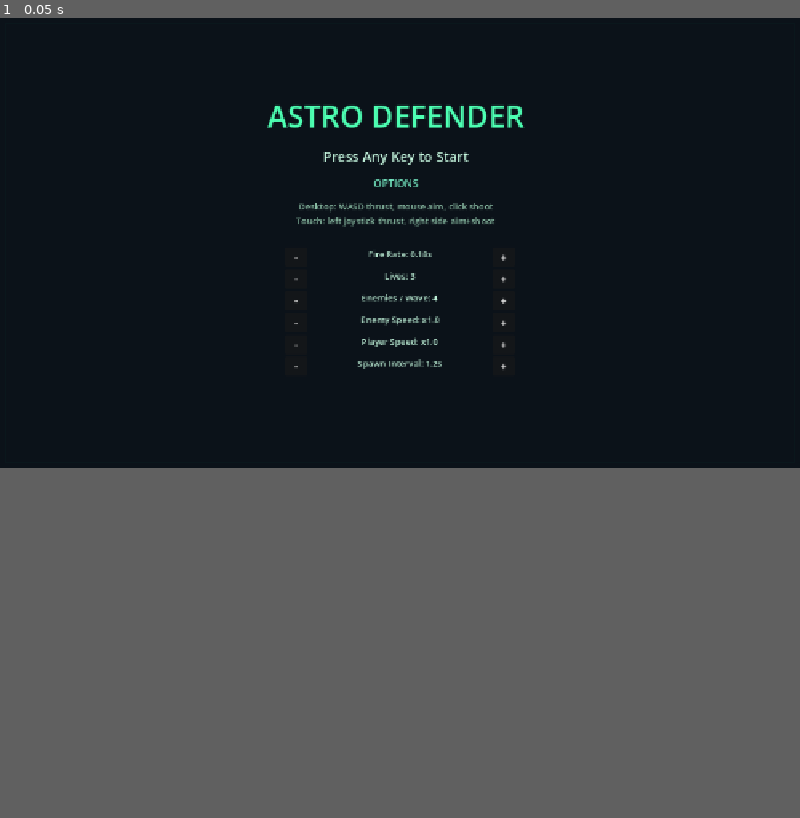
Above: before the commit, frame 1.
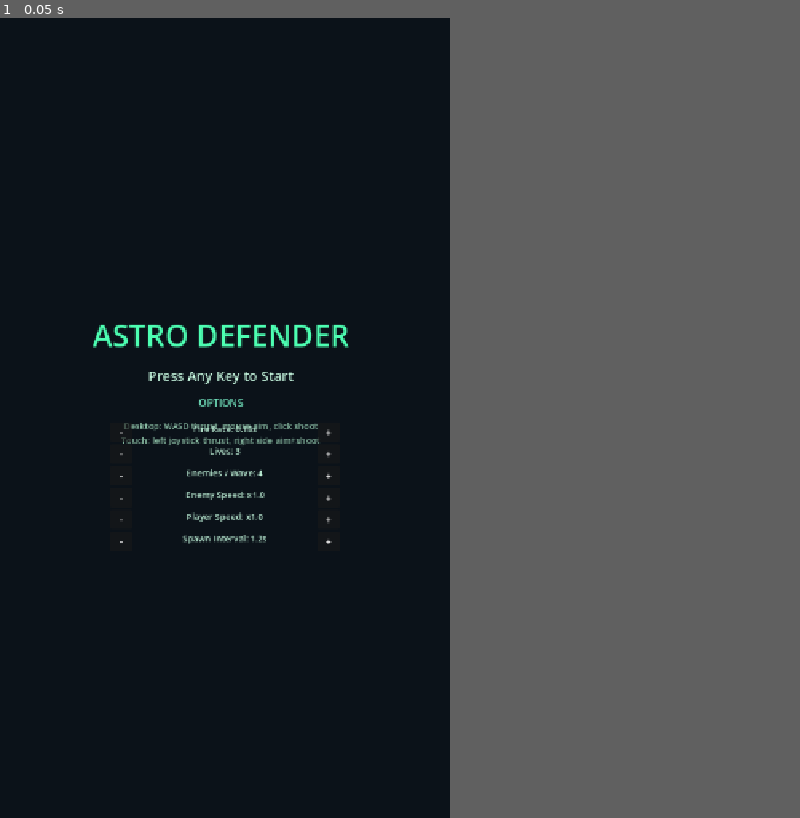
Above: after the commit, the same moment.

Repository: VeryDerryberry/Astro-Defender
Game: Godot game, scene res://main.tscn
The game is run twice, just before and just after one commit, with the same random seed, the same clock (stepped at 60 frames per second) and the same inputs.
Inputs:
- Up to frame 1 (0.05 s): no input
In our replay, the window is 800x450 before the commit and 450x800 after it. These sizes can differ from the game's own. Grey fills any space a smaller window leaves; there, only what the larger window draws over its background counts as a difference.

The runs differ from the first frame. In frame 1, 2.4% of the frame differs, in the area x 11-66%, y 11-66%.

Commit message:
Fix portrait viewport alignment and add dynamic camera zoom
- Center camera/player/walls on 720x1280 portrait viewport
- Dynamic zoom: 2.2x idle, smooth zoom-out to 1.5x while moving
- Fix VectorGame path hardcodes in verify/export scripts
- Allow build/AstroDefender.apk in git via .gitignore negation + Git LFS
- Re-export APK and update readme with export/push instructions

Diff:
--- a/main.tscn
+++ b/main.tscn
@@ -5,10 +5,10 @@
 [ext_resource type="Script" uid="uid://bb5h2npb411k7" path="res://scripts/spawner.gd" id="3_spawner"]
 
 [sub_resource type="RectangleShape2D" id="RectangleShape2D_wall_h"]
-size = Vector2(1264, 8)
+size = Vector2(704, 8)
 
 [sub_resource type="RectangleShape2D" id="RectangleShape2D_wall_v"]
-size = Vector2(8, 704)
+size = Vector2(8, 1240)
 
 [sub_resource type="StyleBoxFlat" id="StyleBoxFlat_panel"]
 bg_color = Color(0, 0, 0, 0.75)
@@ -34,26 +34,27 @@
 collision_mask = 0
 
 [node name="TopWall" type="CollisionShape2D" parent="ArenaWalls" unique_id=341093618]
-position = Vector2(640, 8)
+position = Vector2(360, 20)
 shape = SubResource("RectangleShape2D_wall_h")
 
 [node name="BottomWall" type="CollisionShape2D" parent="ArenaWalls" unique_id=1904856199]
-position = Vector2(640, 712)
+position = Vector2(360, 1260)
 shape = SubResource("RectangleShape2D_wall_h")
 
 [node name="LeftWall" type="CollisionShape2D" parent="ArenaWalls" unique_id=1913513654]
-position = Vector2(8, 360)
+position = Vector2(20, 640)
 shape = SubResource("RectangleShape2D_wall_v")
 
 [node name="RightWall" type="CollisionShape2D" parent="ArenaWalls" unique_id=540538556]
-position = Vector2(1272, 360)
+position = Vector2(700, 640)
 shape = SubResource("RectangleShape2D_wall_v")
 
 [node name="Camera2D" type="Camera2D" parent="." unique_id=524793090]
-position = Vector2(640, 360)
+position = Vector2(360, 640)
+zoom = Vector2(2.2, 2.2)
 
 [node name="Player" parent="." unique_id=1544488504 instance=ExtResource("2_player")]
-position = Vector2(640, 360)
+position = Vector2(360, 640)
 
 [node name="Entities" type="Node2D" parent="." unique_id=1318101680]
 
@@ -87,9 +88,9 @@
 anchor_right = 0.5
 anchor_bottom = 0.5
 offset_left = -212.0
-offset_top = -351.0
+offset_top = -280.0
 offset_right = 199.0
-offset_bottom = 89.0
+offset_bottom = 160.0
 grow_horizontal = 2
 grow_vertical = 2
 theme_override_constants/separation = 16
--- a/project.godot
+++ b/project.godot
@@ -25,8 +25,8 @@
 
 [display]
 
-window/size/viewport_width=1280
-window/size/viewport_height=720
+window/size/viewport_width=720
+window/size/viewport_height=1280
 window/stretch/mode="canvas_items"
 window/handheld/orientation=1
 
@@ -68,5 +68,5 @@
 
 [rendering]
 
+rendering_device/driver.windows="d3d12"
 textures/vram_compression/import_etc2_astc=true
-rendering_device/driver.windows="d3d12"
--- a/scripts/audio_manager.gd
+++ b/scripts/audio_manager.gd
@@ -52,7 +52,7 @@
 
 
 func play_shoot() -> void:
-	_play_sfx(880.0, 0.07)
+	_play_sfx(100.0, 0.07)
 
 
 func play_hit() -> void:
--- a/scripts/headless_verify.gd
+++ b/scripts/headless_verify.gd
@@ -27,6 +27,7 @@
 	var viewport_size := _main.get_viewport_rect().size
 	var playable := GameLogic.playable_rect(viewport_size)
 
+	print("RUNTIME viewport_size=%dx%d" % [int(viewport_size.x), int(viewport_size.y)])
 	print("RUNTIME arena_walls_present=%s" % str(_main.get_node_or_null("ArenaWalls") != null).to_lower())
 	print("RUNTIME arena_context_ok=%s" % str(
 		ArenaContext.get_player() == _player and ArenaContext.get_entities() == _entities
--- a/scripts/main.gd
+++ b/scripts/main.gd
@@ -1,9 +1,15 @@
 extends Node2D
 
 const GameLogic := preload("res://scripts/game_logic.gd")
+
+const CAMERA_ZOOM_IDLE := 2.2
+const CAMERA_ZOOM_MOVING := 1.5
+const CAMERA_ZOOM_LERP_SPEED := 4.0
+const CAMERA_MOVE_SPEED_THRESHOLD := 15.0
 
 @onready var arena_border: Line2D = $ArenaBorder
 @onready var arena_walls: StaticBody2D = $ArenaWalls
+@onready var camera: Camera2D = $Camera2D
 @onready var player: CharacterBody2D = $Player
 @onready var spawner: Node2D = $Spawner
 @onready var entities: Node2D = $Entities
@@ -25,6 +31,7 @@
 	var viewport_size := get_viewport_rect().size
 	arena_border.points = GameLogic.arena_border_points(viewport_size)
 	GameLogic.configure_wall_shapes(arena_walls, viewport_size)
+	_setup_camera(viewport_size)
 	ArenaContext.register(player, entities)
 	GameManager.state_changed.connect(_on_state_changed)
 	GameManager.score_changed.connect(_on_score_changed)
@@ -40,6 +47,25 @@
 		add_child(verifier)
 		verifier.setup(self)
 		verifier.run()
+
+
+func _process(delta: float) -> void:
+	_update_camera_zoom(delta)
+
+
+func _setup_camera(viewport_size: Vector2) -> void:
+	var center := GameLogic.playable_rect(viewport_size).get_center()
+	camera.position = center
+	camera.zoom = Vector2.ONE * CAMERA_ZOOM_IDLE
+
+
+func _update_camera_zoom(delta: float) -> void:
+	var target_zoom := CAMERA_ZOOM_IDLE
+	if GameManager.state == GameManager.State.PLAYING and player.velocity.length() > CAMERA_MOVE_SPEED_THRESHOLD:
+		target_zoom = CAMERA_ZOOM_MOVING
+	var current := camera.zoom.x
+	var new_zoom := lerpf(current, target_zoom, CAMERA_ZOOM_LERP_SPEED * delta)
+	camera.zoom = Vector2(new_zoom, new_zoom)
 
 
 func _verify_mode_enabled() -> bool:
Not shown, changed: .gitattributes
Not shown, changed: .gitignore
Not shown, added: build/AstroDefender.apk
Not shown, changed: readme.md
Not shown, changed: scripts/plan_step4_export_apk.sh
Not shown, changed: scripts/plan_step5_summary.sh
Not shown, changed: scripts/verify_launcher_manifest.sh
Not shown, changed: verify.sh
